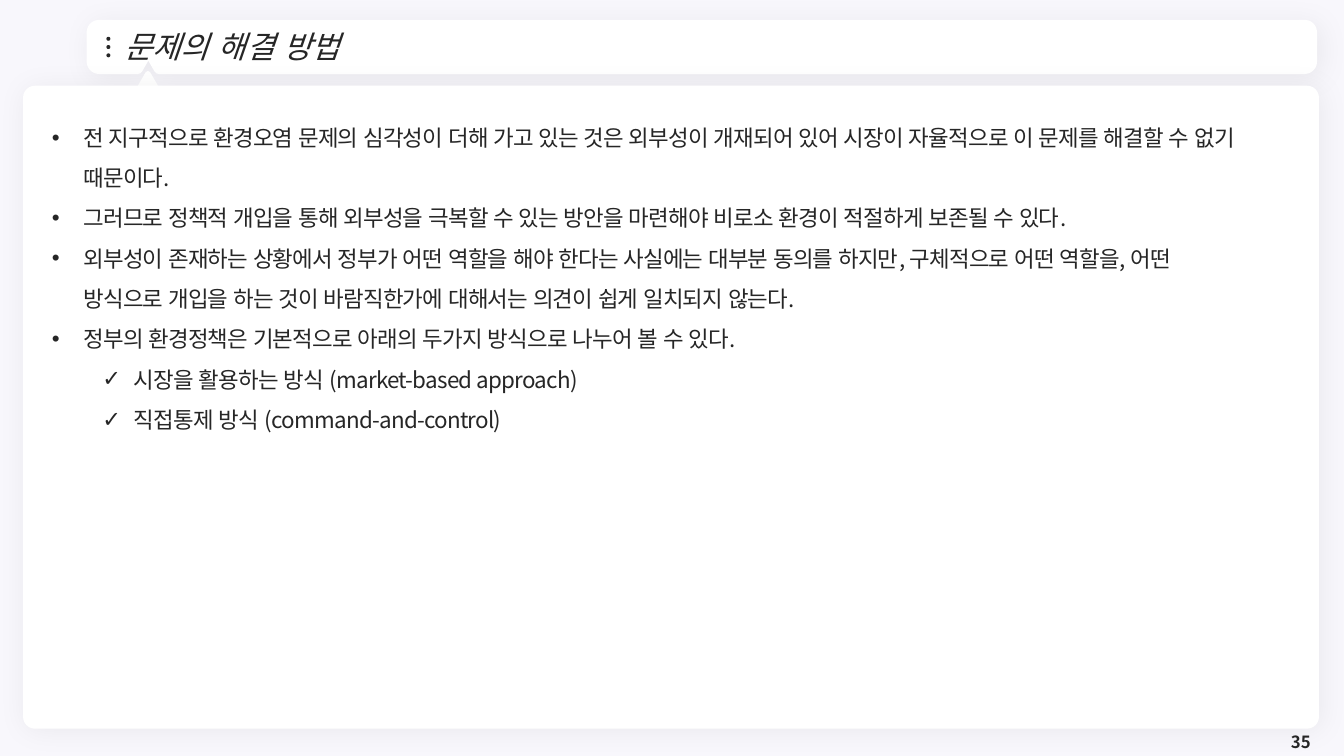
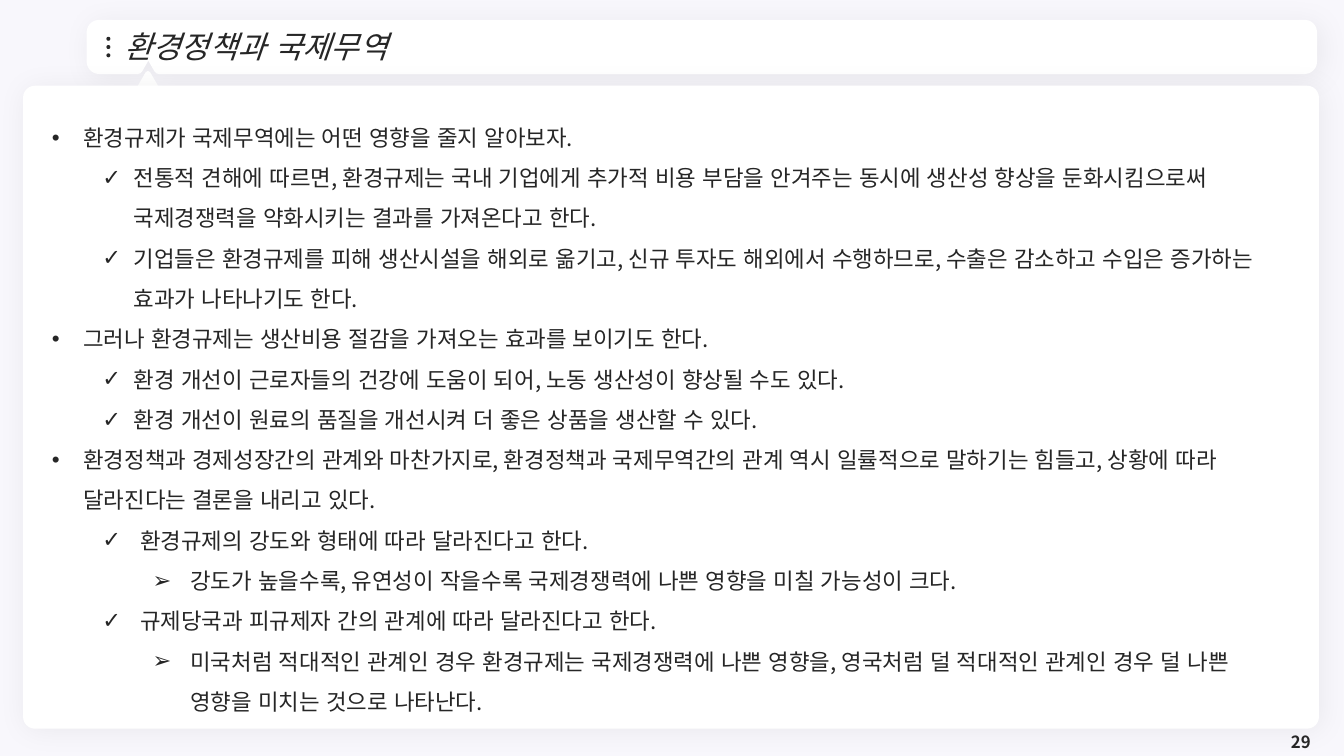
Before and after one commit to meandthey/Teaching, a slide deck: slide 29 of 재정학/01_Lectures/재정학_Chapter_7.pptx (slide 35 before the commit). Drawn at 1344x756 pixels with LibreOffice and Linux fonts; fonts in the diff are those of the drawing; background and template pictures are left out. Boxes give left, top, right and bottom in pixels: in the first picture for what was removed or moved away, otherwise in the second. Text is boxed around its words. In the diff, an @@ line names an element or a change of style, - is before the commit and + after.

```diff
--- a/재정학/01_Lectures/재정학_Chapter_7.pptx
+++ b/재정학/01_Lectures/재정학_Chapter_7.pptx
@@ title at <box>124,32,387,61</box>: text changed @@
-문제의 해결 방법
+환경정책과 국제무역
@@ text removed at <box>83,127,1234,433</box> @@
-• 전 지구적으로 환경오염 문제의 심각성이 더해 가고 있는 것은 외부성이 개재되어 있어 시장이 자율적으로 이 문제를 해결할 수 없기 때문이다.
-• 그러므로 정책적 개입을 통해 외부성을 극복할 수 있는 방안을 마련해야 비로소 환경이 적절하게 보존될 수 있다.
-• 외부성이 존재하는 상황에서 정부가 어떤 역할을 해야 한다는 사실에는 대부분 동의를 하지만, 구체적으로 어떤 역할을, 어떤 방식으로 개입을 하는 것이 바람직한가에 대해서는 의견이 쉽게 일치되지 않는다.
-• 정부의 환경정책은 기본적으로 아래의 두가지 방식으로 나누어 볼 수 있다.
-  ✓ 시장을 활용하는 방식 (market-based approach)
-  ✓ 직접통제 방식 (command-and-control)
@@ text added at <box>83,127,1253,712</box>, 16 pt, text #262626 @@
+• 환경규제가 국제무역에는 어떤 영향을 줄지 알아보자.
+  ✓ 전통적 견해에 따르면, 환경규제는 국내 기업에게 추가적 비용 부담을 안겨주는 동시에 생산성 향상을 둔화시킴으로써 국제경쟁력을 약화시키는 결과를 가져온다고 한다.
+  ✓ 기업들은 환경규제를 피해 생산시설을 해외로 옮기고, 신규 투자도 해외에서 수행하므로, 수출은 감소하고 수입은 증가하는 효과가 나타나기도 한다.
+• 그러나 환경규제는 생산비용 절감을 가져오는 효과를 보이기도 한다.
+  ✓ 환경 개선이 근로자들의 건강에 도움이 되어, 노동 생산성이 향상될 수도 있다.
+  ✓ 환경 개선이 원료의 품질을 개선시켜 더 좋은 상품을 생산할 수 있다.
+• 환경정책과 경제성장간의 관계와 마찬가지로, 환경정책과 국제무역간의 관계 역시 일률적으로 말하기는 힘들고, 상황에 따라 달라진다는 결론을 내리고 있다.
+  ✓ 환경규제의 강도와 형태에 따라 달라진다고 한다.
+    ➢ 강도가 높을수록, 유연성이 작을수록 국제경쟁력에 나쁜 영향을 미칠 가능성이 크다.
+  ✓ 규제당국과 피규제자 간의 관계에 따라 달라진다고 한다.
+    ➢ 미국처럼 적대적인 관계인 경우 환경규제는 국제경쟁력에 나쁜 영향을, 영국처럼 덜 적대적인 관계인 경우 덜 나쁜 영향을 미치는 것으로 나타난다.
@@ page number at <box>1291,735,1311,748</box>: text changed @@
-35
+29
```
Also in this commit, not shown: 8 other slides changed, 4 slides added, 16 slides removed, 11 other files.
